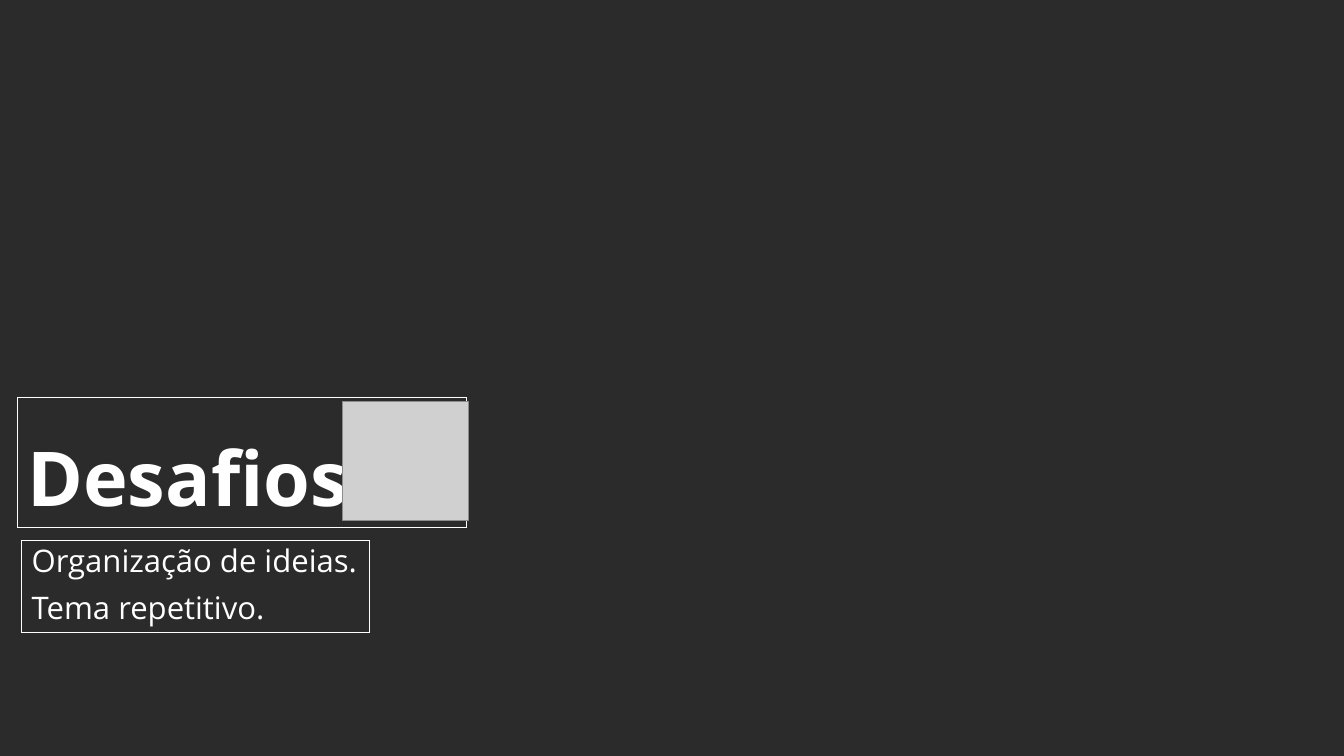
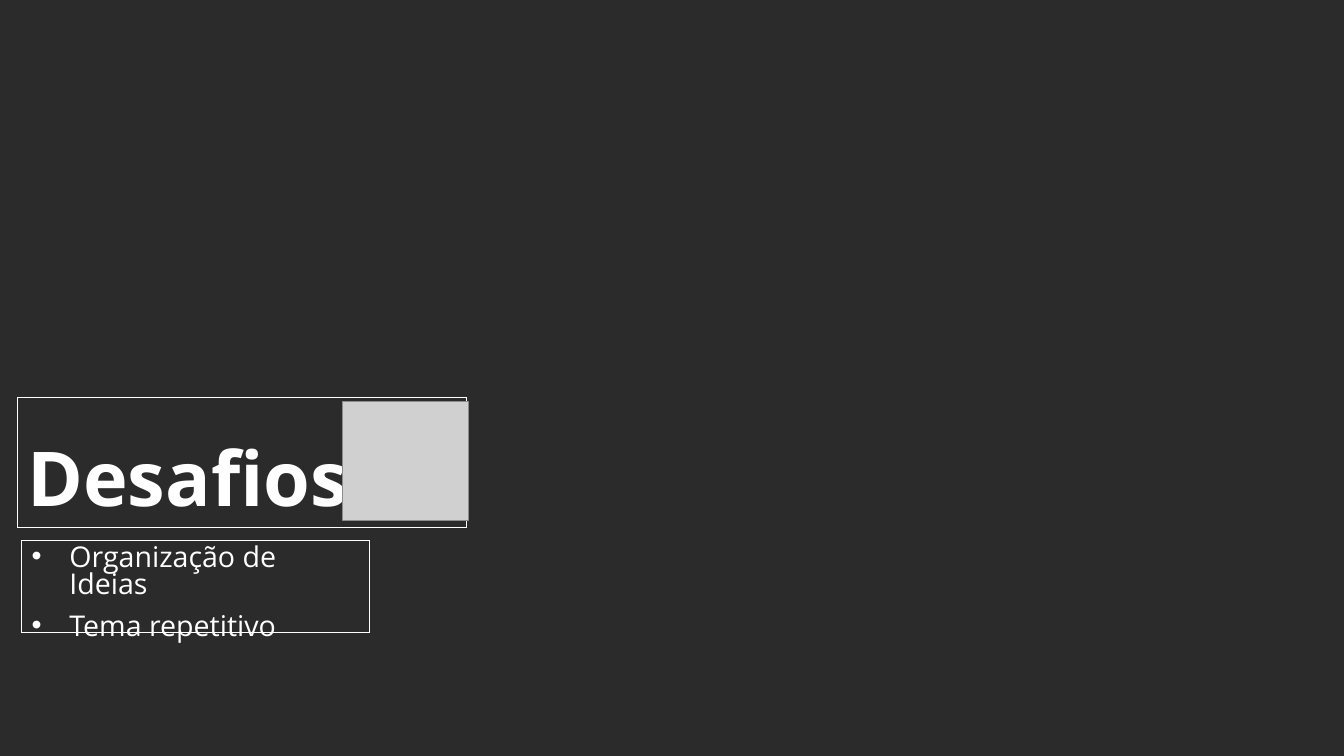
Before and after one commit to PedroSPtech2022/Projeto_Individual, a slide deck: slide 3 of Slide/Apresentação Final.pptx. Drawn at 1344x756 pixels with LibreOffice and Linux fonts; fonts in the diff are those of the drawing; grey boxes stand for pictures; background and template pictures are left out; a plain dark background stands for a picture behind light text. Boxes give left, top, right and bottom in pixels: in the first picture for what was removed or moved away, otherwise in the second. Text is boxed around its words. In the diff, an @@ line names an element or a change of style, - is before the commit and + after.

```diff
--- a/Slide/Apresentação Final.pptx
+++ b/Slide/Apresentação Final.pptx
@@ text at (69, 540, 277, 643): text changed; size 22.2 to 20.4 pt @@
-Organização de ideias.
-Tema repetitivo.
+• Organização de Ideias
+• Tema repetitivo
```
Also in this commit, not shown: 4 other slides changed, 3 other files.
